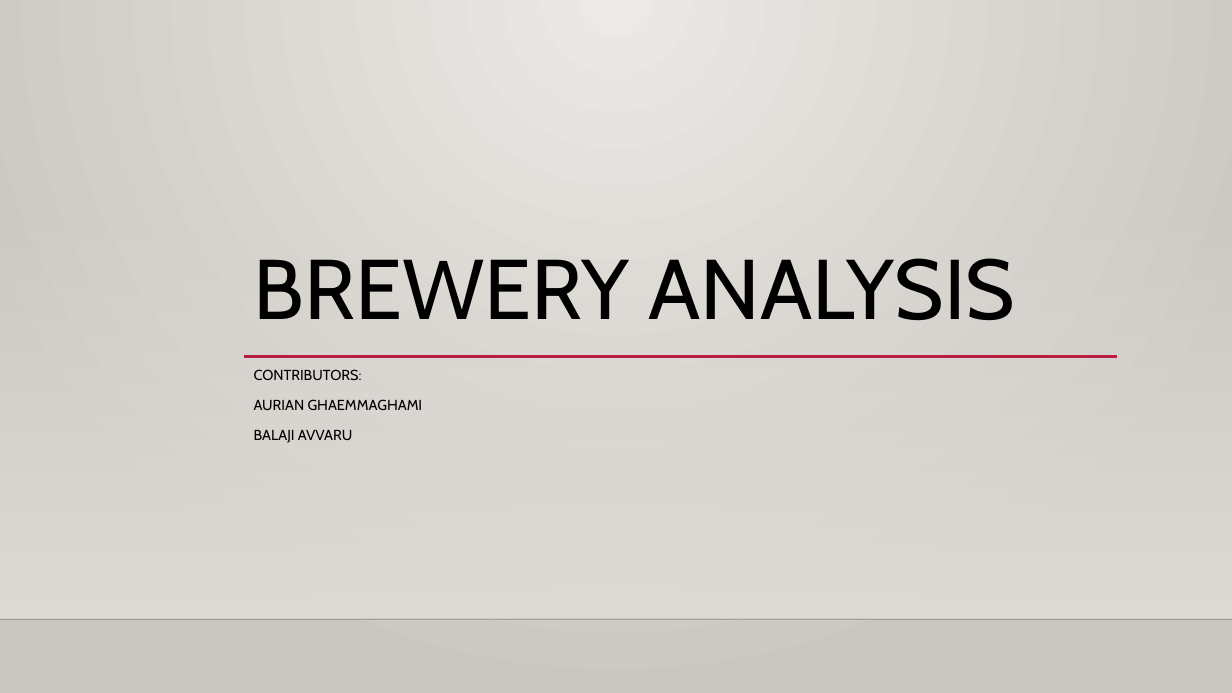
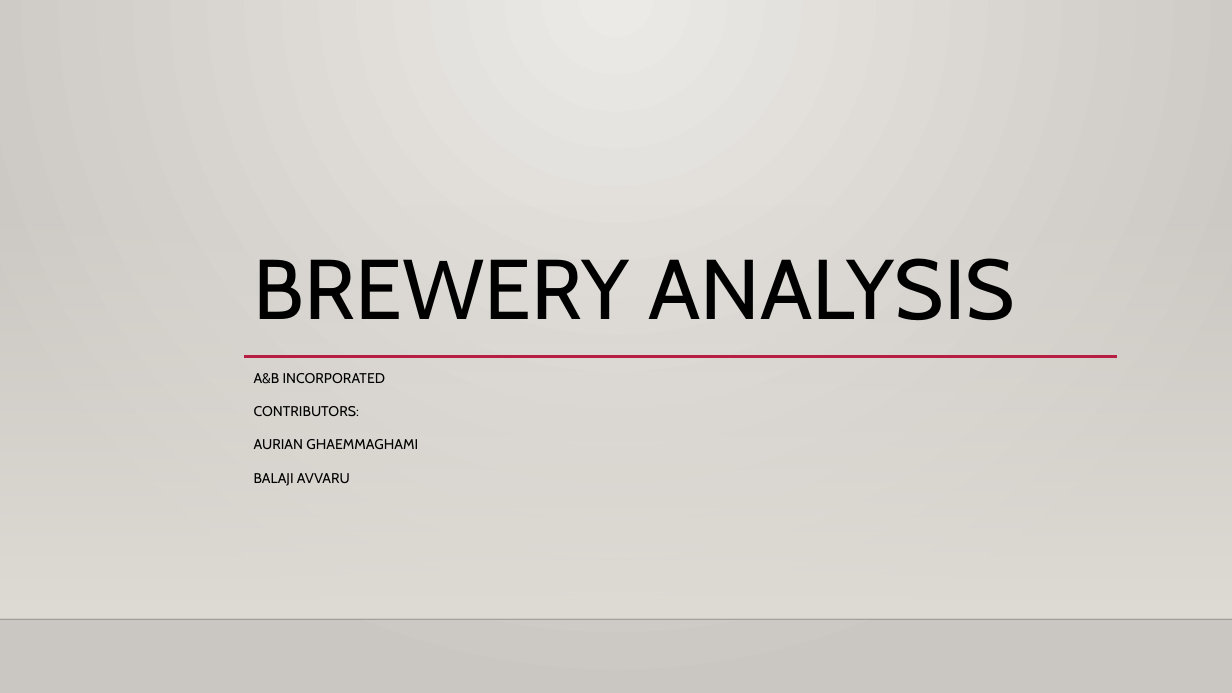
Before and after one commit to Aurian-G/BudweiserBreweryAnalysis, a slide deck: slide 1 of PPT/Case_Study_Analysis_DDS6306.pptx. Drawn at 1232x693 pixels with LibreOffice and Linux fonts; fonts in the diff are those of the drawing; background and template pictures are left out. Boxes give left, top, right and bottom in pixels: in the first picture for what was removed or moved away, otherwise in the second. Text is boxed around its words. In the diff, an @@ line names an element or a change of style, - is before the commit and + after.

```diff
--- a/PPT/Case_Study_Analysis_DDS6306.pptx
+++ b/PPT/Case_Study_Analysis_DDS6306.pptx
@@ subtitle at <box>254,373,386,384</box>: paragraph added @@
+A&B INCORPORATED
@@ subtitle at <box>254,406,418,486</box>: size 11.2 to 11 pt in "CONTRIBUTORS:", "AURIAN GHAEMMAGHAMI", "BALAJI AVVARU"; line spacing 1 to 1.2 @@
```
Also in this commit, not shown: 2 slides added.
